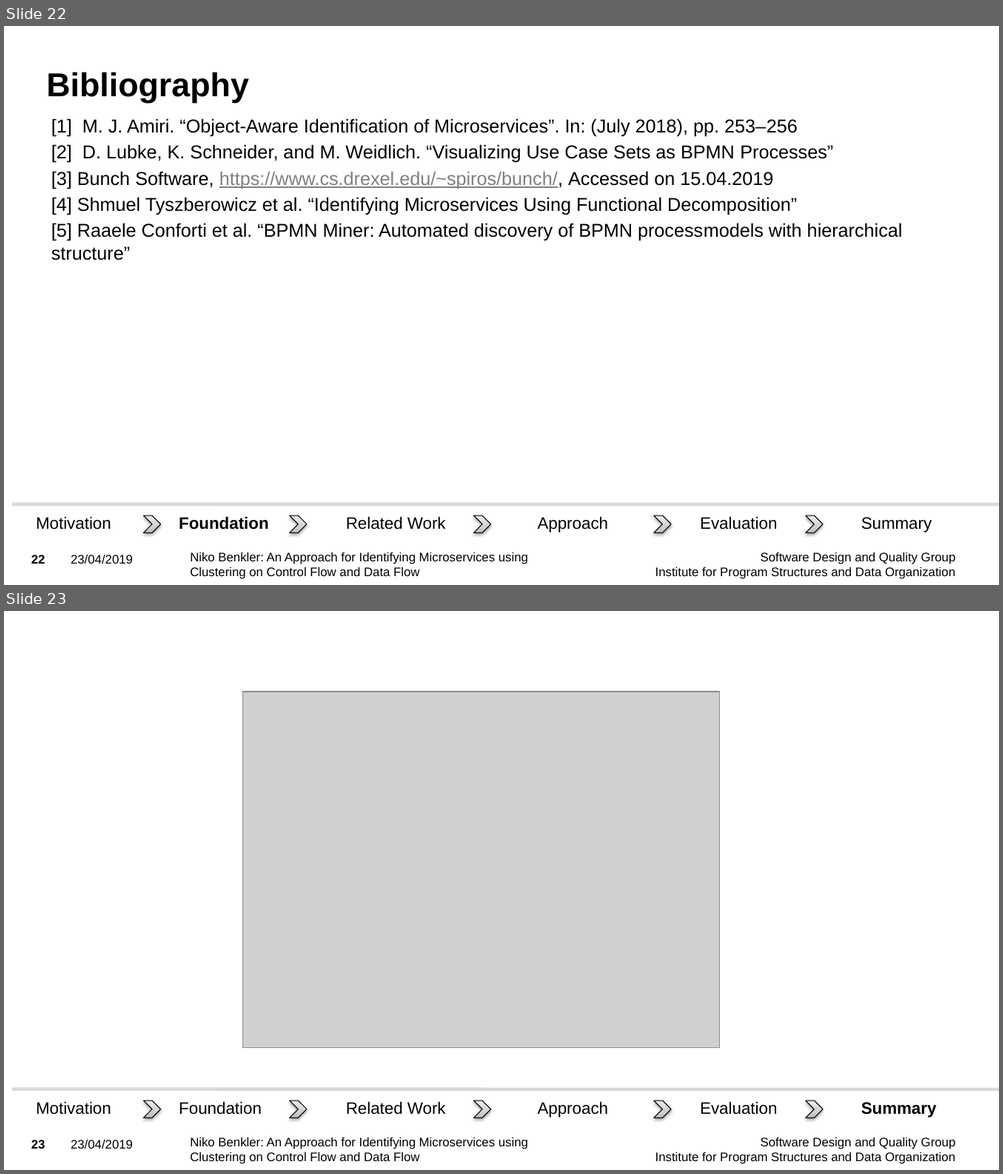
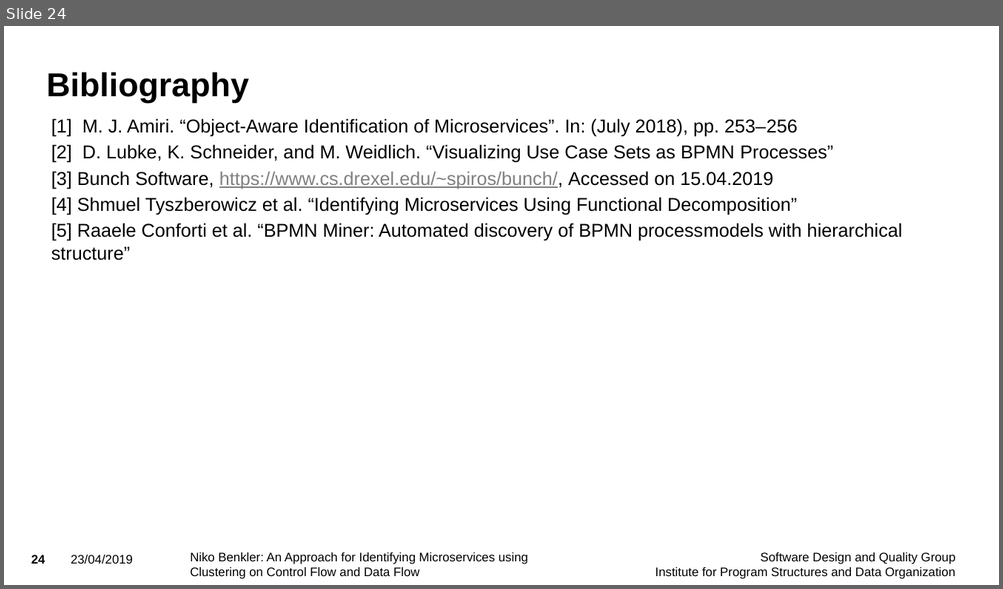
Before and after one commit to Benkler/BA, a slide deck: Vortrag/BA_Niko_Benkler_Presentation.pptx. Shown one above the other, each under a label of ours: slides 22 and 23 before the commit, slide 24 after it. The pictures are 1003x1174 and 1003x589 pixels, drawn with LibreOffice and Linux fonts; fonts in the diff are those of the drawing; grey boxes stand for pictures; background and template pictures are left out. Boxes give left, top, right and bottom in pixels: in the first picture for what was removed or moved away, otherwise in the second. Text is boxed around its words. In the diff, an @@ line names an element or a change of style, - is before the commit and + after.

```diff
--- a/Vortrag/BA_Niko_Benkler_Presentation.pptx
+++ b/Vortrag/BA_Niko_Benkler_Presentation.pptx
@@ slide 23 removed at (4, 611, 999, 1170), background picture (left out); not listed: 4 template elements that a slide beside it also shows @@
@@ picture removed at (243, 692, 719, 1048) @@
@@ group removed at (11, 1090, 999, 1119): 6 texts, 5 chevrons, 1 line @@
-Foundation
-Evaluation
-Related Work
-Summary
-Motivation
-Approach
@@ what was slide 22 is now slide 24 @@
@@ slide 24 changed as well @@
@@ group removed at (11, 505, 999, 534): 6 texts, 5 chevrons, 1 line @@
-Foundation
-Evaluation
-Related Work
-Summary
-Motivation
-Approach
@@ page number at (31, 555, 45, 564): text changed @@
-22
+24
```
Also in this commit, not shown: 18 other slides changed, 6 slides added, 2 other slides removed, 12 other files.
